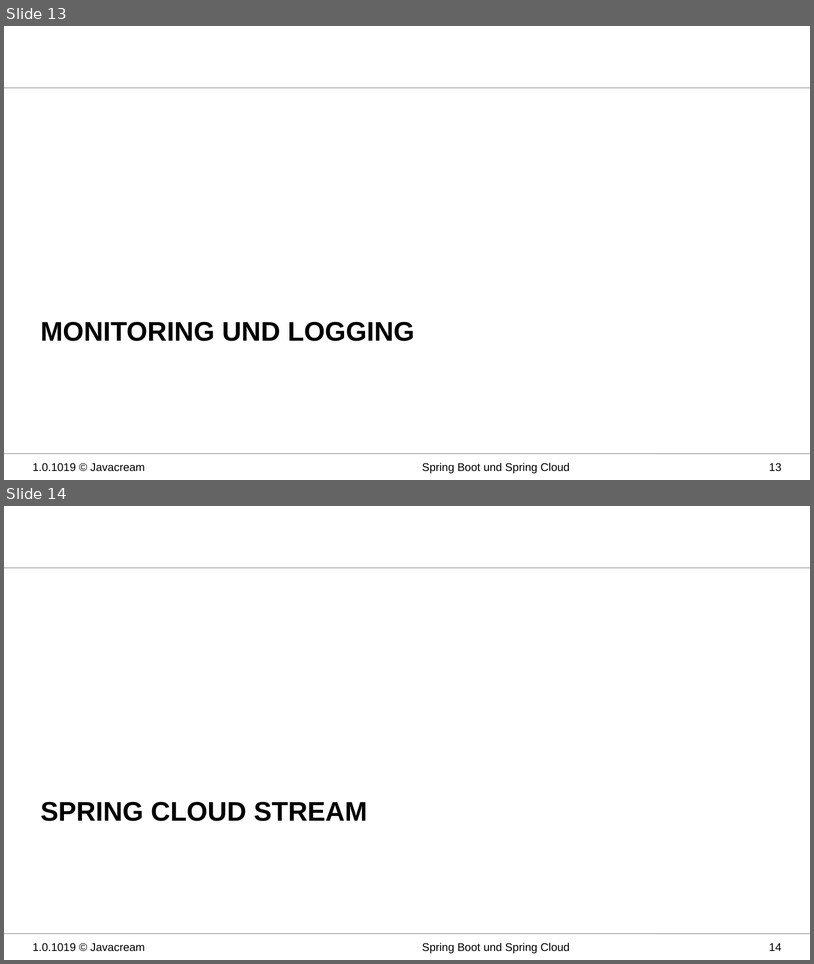
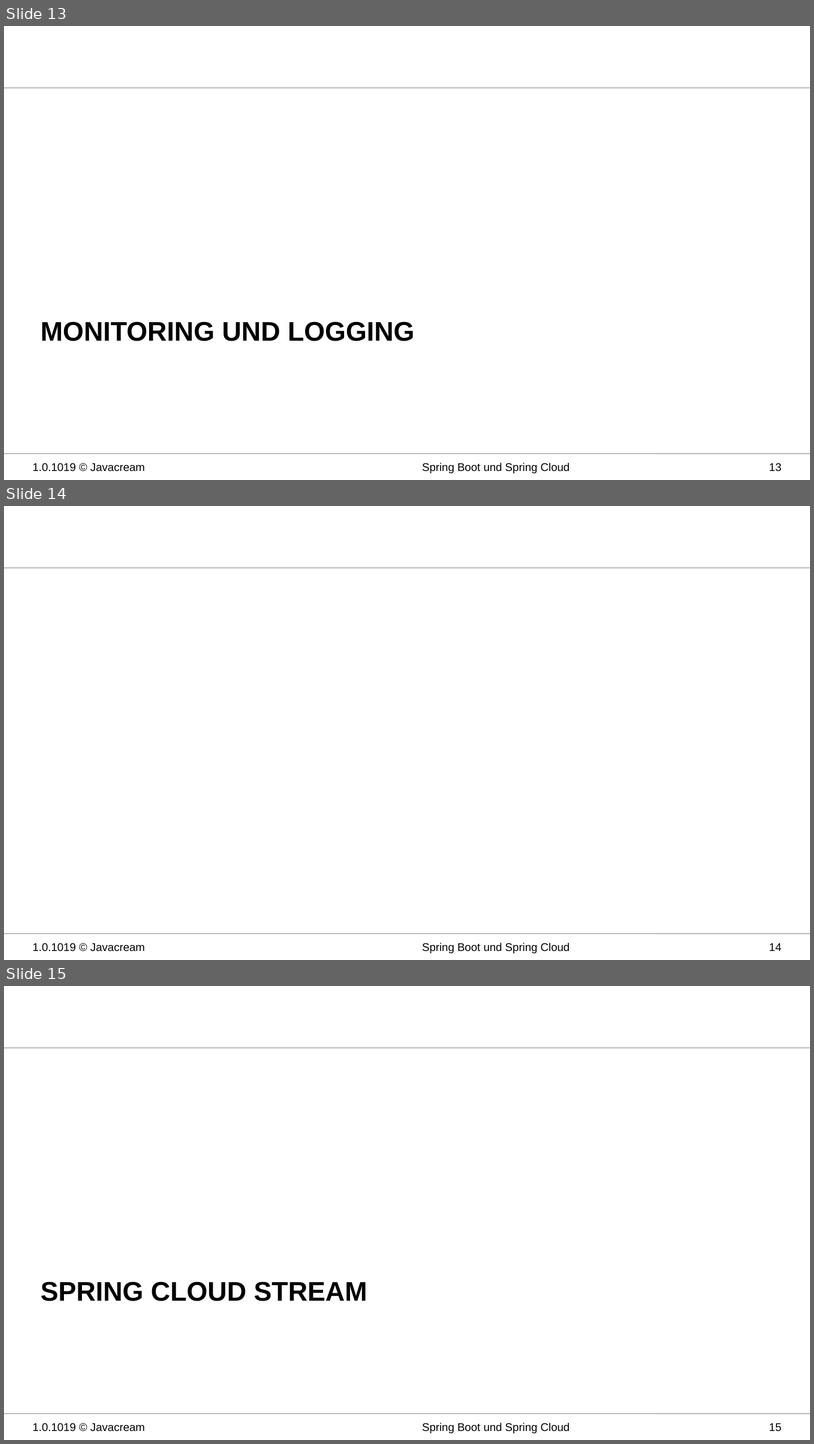
Before and after one commit to Integrata-Cegos/Techem_16.3.2020, a slide deck: Techem Spring Cloud.pptx. Shown one above the other, each under a label of ours: slides 13 and 14 before the commit, slides 13, 14 and 15 after it. The pictures are 814x964 and 814x1444 pixels, drawn with LibreOffice and Linux fonts; fonts in the diff are those of the drawing; background and template pictures are left out. Boxes give left, top, right and bottom in pixels: in the first picture for what was removed or moved away, otherwise in the second. Text is boxed around its words. In the diff, an @@ line names an element or a change of style, - is before the commit and + after.

```diff
--- a/Techem Spring Cloud.pptx
+++ b/Techem Spring Cloud.pptx
@@ slide 14 added at (4, 506, 810, 960), background #FFFFFF; not listed: 2 template elements that a slide beside it also shows @@
@@ text added at (33, 943, 145, 951), 10 pt, text #000000 @@
+1.0.1019 © Javacream
@@ text added at (422, 942, 570, 953), 10 pt, text #000000 @@
+Spring Boot und Spring Cloud
@@ page number added at (770, 943, 782, 951), 10 pt, text #000000 @@
+14
@@ what was slide 14 is now slide 15 @@
@@ page number at (770, 1423, 782, 1431): text changed @@
-14
+15
```
Also in this commit, not shown: 1 slide changed.
